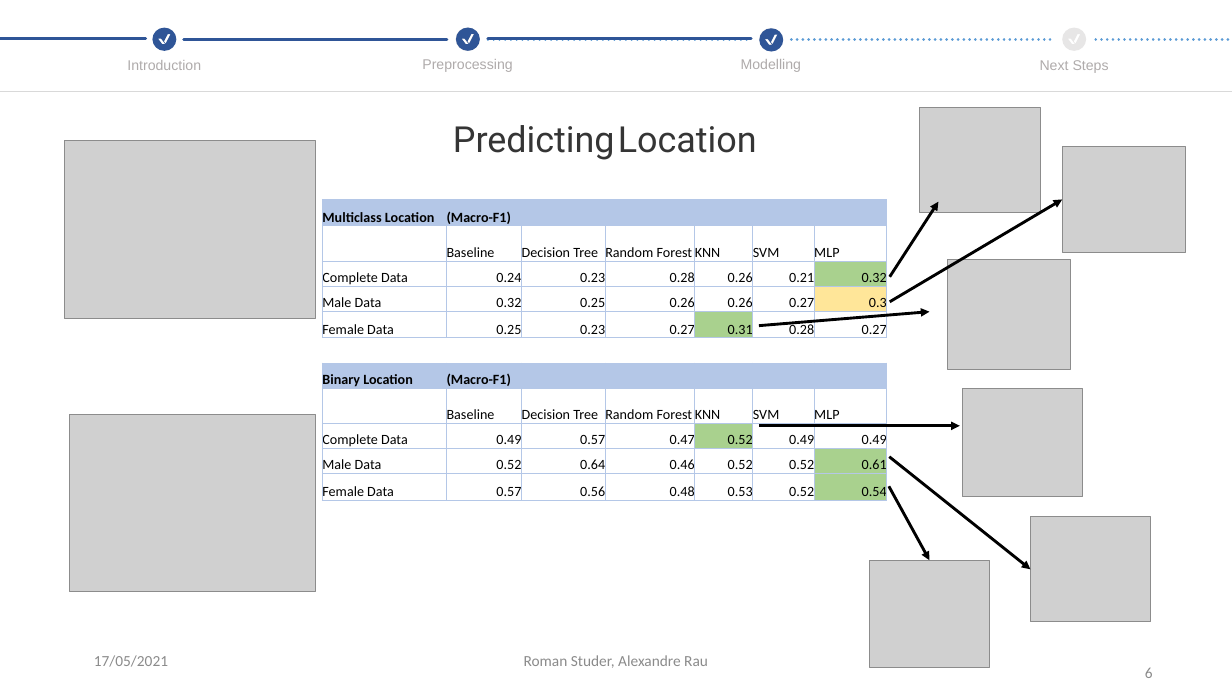
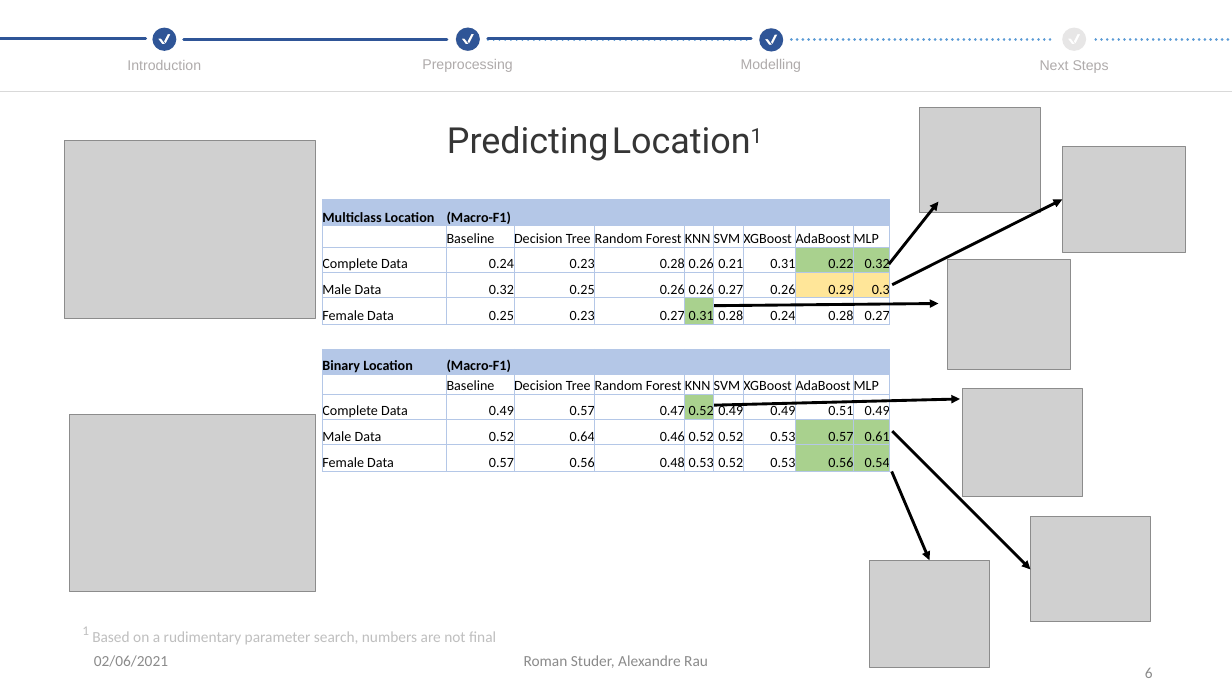
Before and after one commit to CrawTheOne/mirror_-fhnw_ds_fs2021_medical_challenge, a slide deck: slide 6 of presentation/Milestone_Presentation.pptx. Drawn at 1232x693 pixels with LibreOffice and Linux fonts; fonts in the diff are those of the drawing; grey boxes stand for pictures. Boxes give left, top, right and bottom in pixels: in the first picture for what was removed or moved away, otherwise in the second. Text is boxed around its words. In the diff, an @@ line names an element or a change of style, - is before the commit and + after.

```diff
--- a/presentation/Milestone_Presentation.pptx
+++ b/presentation/Milestone_Presentation.pptx
@@ text at (447, 126, 609, 161): text changed @@
-Predicting Location
+Predicting Location1
@@ table at (323, 200, 889, 475) @@
+column 7:  | XGBoost | 0.31 | 0.26 | 0.24 |  |  | XGBoost | 0.49 | 0.53 | 0.53
+column 8:  | AdaBoost | 0.22 | 0.29 | 0.28 |  |  | AdaBoost | 0.51 | 0.57 | 0.56
@@ arrow moved from (890, 277) - (939, 201) to (889, 264) - (939, 201) @@
@@ arrow moved from (890, 302) - (1063, 200) to (893, 285) - (1063, 200) @@
@@ arrow moved from (759, 325) - (930, 311) to (714, 306) - (939, 303) @@
@@ arrow moved from (759, 426) - (960, 426) to (714, 405) - (960, 399) @@
@@ arrow moved from (889, 457) - (1031, 569) to (893, 432) - (1031, 569) @@
@@ arrow moved from (889, 486) - (930, 560) to (892, 471) - (930, 560) @@
@@ text added at (82, 627, 496, 644), 12 pt, text #BFBFBF @@
+1 Based on a rudimentary parameter search, numbers are not final
@@ text at (94, 655, 168, 667): text changed @@
-17/05/2021
+02/06/2021
```
Also in this commit, not shown: 5 other slides changed, 1 slide removed.
